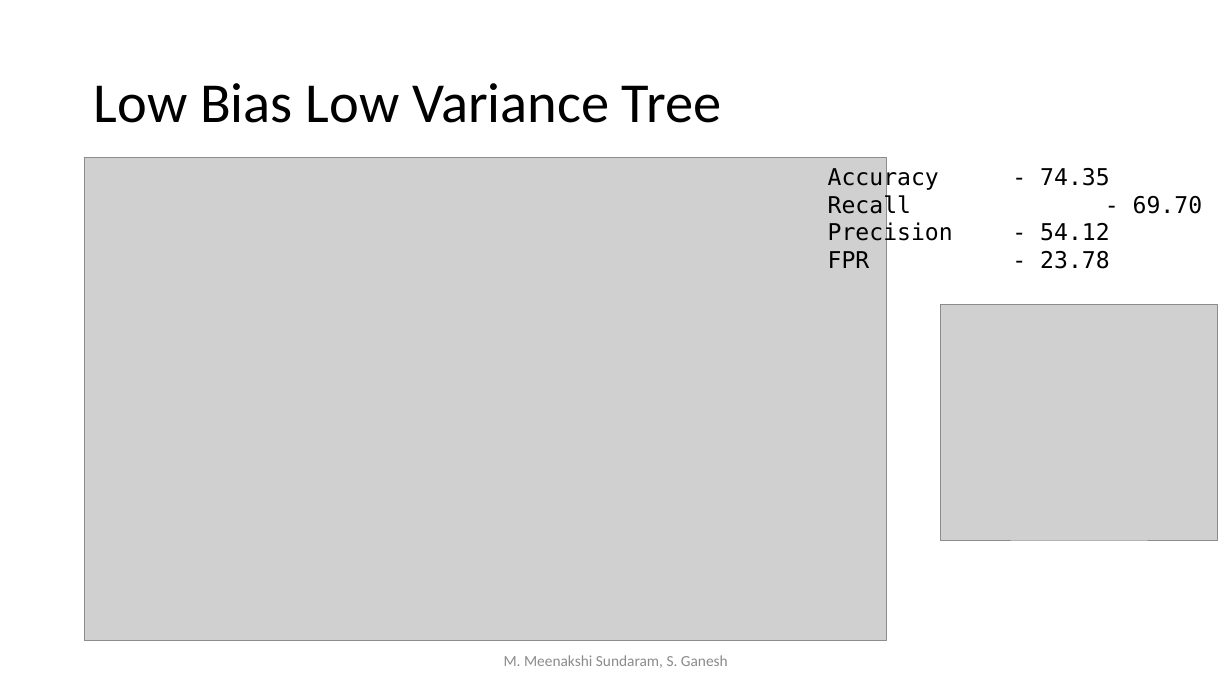
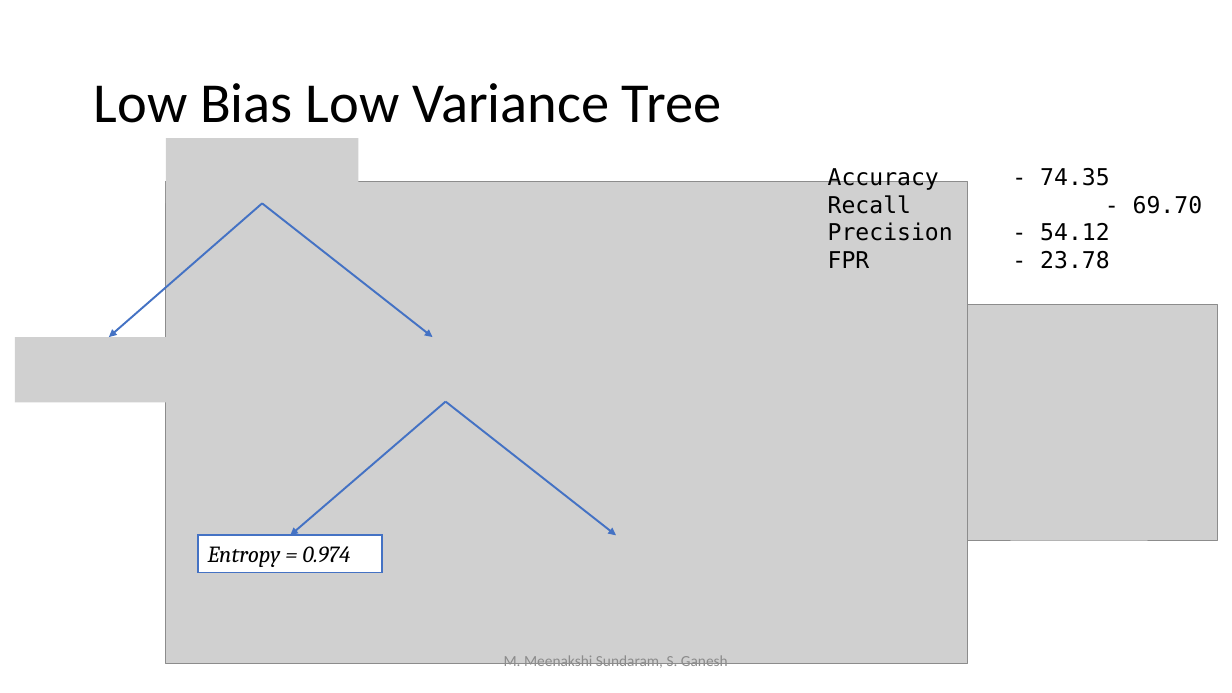
Before and after one commit to meenakshsundaram/AIML, a slide deck: slide 27 of Notes/Decision_Trees.pptx. Drawn at 1232x693 pixels with LibreOffice and Linux fonts; fonts in the diff are those of the drawing; grey boxes stand for pictures. Boxes give left, top, right and bottom in pixels: in the first picture for what was removed or moved away, otherwise in the second. Text is boxed around its words. In the diff, an @@ line names an element or a change of style, - is before the commit and + after.

Commit message:
Some changes in the ppts, in the code

```diff
--- a/Notes/Decision_Trees.pptx
+++ b/Notes/Decision_Trees.pptx
@@ picture added at (x1=165, y1=138, x2=359, y2=203) @@
@@ arrow added from (262, 203) to (109, 337), #4472C4 1.5 pt @@
@@ picture moved from (x1=85, y1=158, x2=887, y2=640) to (x1=165, y1=181, x2=968, y2=664) @@
@@ arrow added from (262, 203) to (433, 337), #4472C4 1.5 pt @@
@@ picture added at (x1=15, y1=337, x2=202, y2=403) @@
@@ picture added at (x1=334, y1=337, x2=532, y2=403) @@
@@ arrow added from (445, 402) to (290, 535), #4472C4 1.5 pt @@
@@ arrow added from (445, 402) to (616, 535), #4472C4 1.5 pt @@
@@ rectangle added at (x1=199, y1=535, x2=383, y2=572), fill #FFFFFF, outline #4472C4 1.5 pt, 18 pt, text #000000, italic @@
+Entropy = 0.974
@@ picture added at (x1=517, y1=535, x2=715, y2=572) @@
```
Also in this commit, not shown: 1 other slide changed, 3 slides removed, 2 other files.
